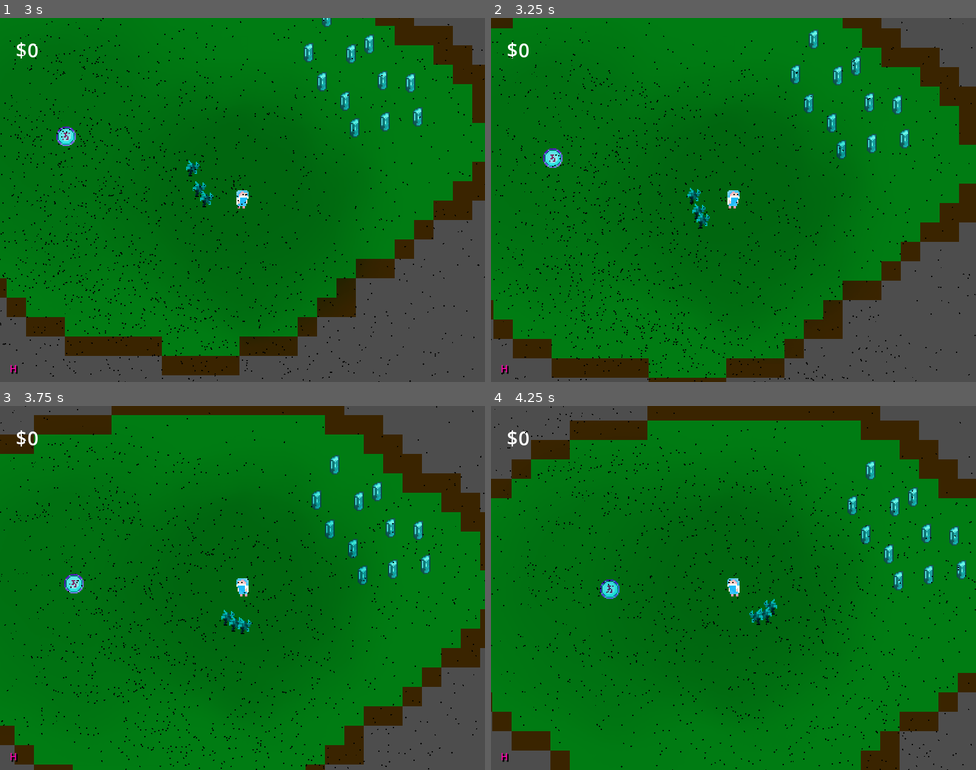
Above: before the commit, frames 1-4 (two rows, left to right).
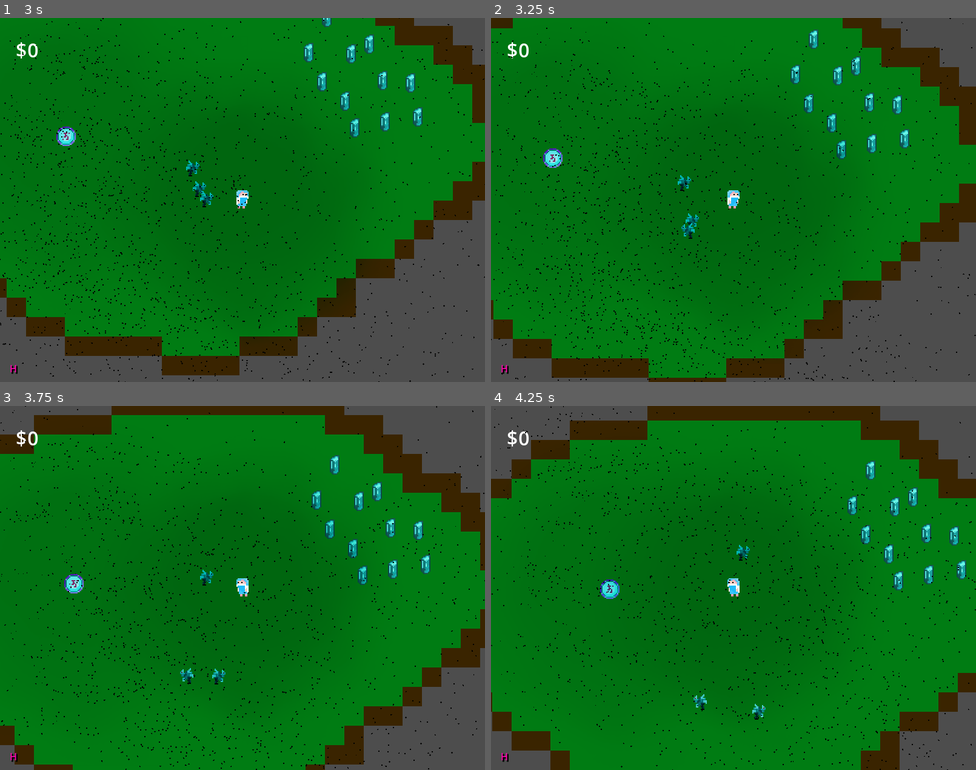
Above: after the commit, the same moments.

Repository: ConnorChow/LudumDare2024
Game: Godot game, scene res://AI/AntSim/test_ants.tscn
Same seed, same stepped clock (60 frames per second), same inputs: the game is played once before the commit and once after it. This scene is started directly instead of the project's main scene.
Inputs (mouse positions are in pixels of both pictures, inside the frame that each line leads up to):
- Up to frame 1 (3 s): move the mouse to (349, 181) at 0.52 s; hold Right (right) 0.53-1.28 s; tap 1 (1) at 0.6, 2.3, 2.85 s; tap 2 (2) at 0.8, 1.35 s; move the mouse to (145, 218) at 1.27 s; hold Down (down) 1.28-2.03 s; tap 5 (5) at 1.55, 2.1 s; move the mouse to (291, 119) at 2.02 s; hold Right (right) 2.03-2.78 s; move the mouse to (218, 272) at 2.77 s; hold Up (up) from 2.78 s (still down)
- Up to frame 2 (3.25 s): keep holding Up (up); tap 2 (2) at 3.05 s
- Up to frame 3 (3.75 s): move the mouse to (388, 642) at 3.52 s; release Up (up) at 3.53 s; hold Left (left) from 3.53 s (still down); tap 2 (2) at 3.6 s
- Up to frame 4 (4.25 s): keep holding Left (left); tap 5 (5) at 3.8 s

Frame 1 is identical in both runs. In frame 2, 0.4% of the frame differs, in the area x 38-46%, y 43-61%; in frame 3, 0.4%, in the area x 37-52%, y 45-77%; in frame 4, 0.4%.

Commit message:
Big Push

Diff:
--- a/AI/AntSim/Ant.gd
+++ b/AI/AntSim/Ant.gd
@@ -48,8 +48,8 @@
 @onready var visibility_scanner : Area2D = $VisibilityScanner
 @onready var grabbing_scanner : Area2D = $GrabbingScanner
 
-@export var max_health : float
-var health : float
+@export var max_health : float = 100
+var health : float = 100
 
 @export var patrol_radius : float = 25
 @export var movement_speed : float = 10
@@ -65,6 +65,8 @@
 var currency_value : int
 # Called when the node enters the scene tree for the first time.
 func _ready():
+	health = max_health
+
 	navigation_agent_2d.path_desired_distance = 10.0
 	navigation_agent_2d.target_desired_distance = 10.0
 	call_deferred("_ready_navmesh")
@@ -169,22 +171,42 @@
 		target_currency = null
 		forage_state = ForageState.APPROACH
 
-var target_enemy : int
+var target_enemy : Area2D
 @onready var brain_slayer_goop
 func _fight_behaviour(delta : float):
 	match fight_state:
 		FightState.SEEK:
 			if visible_enemies.size() > 0:
-				target_enemy = visible_enemies[0] as int
-				navigation_agent_2d.target_position = target_currency.global_position
+				target_enemy = visible_enemies[0]
+				navigation_agent_2d.target_position = target_enemy.global_position
 				fight_state = FightState.HIT
 			else:
 				_idle_behaviour(delta)
 		FightState.HIT:
-			pass
-		FightState.FLEE:
-			pass
-
+			if target_enemy == null or !visible_enemies.has(target_enemy):
+				fight_state = FightState.SEEK
+				return
+			else:
+				if reachable_enemies.size() > 0:
+					_attack_goop(reachable_enemies, fighting_strength)
+				else:
+					navigation_agent_2d.target_position = target_enemy.global_position
+
+var attack_buffer : bool = false
+func _attack_goop(target_enemy, fighting_strength):
+	if attack_buffer : return
+
+	brain_slayer_goop._damage_goop(target_enemy, fighting_strength)
+	_take_returning_damage()
+
+	attack_buffer = true
+	await get_tree().create_timer(1).timeout
+	attack_buffer = false
+
+func _take_returning_damage():
+	health -= brain_slayer_goop.tile_damage
+	if health <= 0:
+		queue_free()
 
 # set this up via group call with a signal from the player
 func _receive_command_follow():
@@ -197,24 +219,41 @@
 	forage_state = ForageState.APPROACH
 	flag = player.global_position
 
+func _receive_command_fight():
+	behaviour_state = BehaviourState.FIGHT
+	fight_state = FightState.SEEK
+	flag = player.global_position
+	idle_state = IdleState.PAUSE
+	idle_marker = flag
+
 var visible_currencies : Array[Node2D]
+var visible_enemies : Array[Area2D]
 func _entity_seen(area):
 	if area.is_in_group("Grab") and !area.get_parent().is_in_group("player"):
 		visible_currencies.append(area)
+	if (area as Area2D).is_in_group("goop_body"):
+		reachable_enemies.append(area)
 
 func entity_lost_sight(area):
 	if area.is_in_group("Grab"):
 		visible_currencies.erase(area)
+	if (area as Area2D).is_in_group("goop_body"):
+		reachable_enemies.erase(area)
 
 
 var reachable_currencies : Array[Node2D]
+var reachable_enemies : Array[Area2D]
 func entity_entered_range(area):
 	if area.is_in_group("Grab") and !area.get_parent().is_in_group("player"):
 		reachable_currencies.append(area)
+	if (area as Area2D).is_in_group("goop_body"):
+		reachable_enemies.append(area)
 
 func entity_exited_range(area):
 	if area.is_in_group("Grab"):
 		reachable_currencies.erase(area)
+	if (area as Area2D).is_in_group("goop_body"):
+		reachable_enemies.erase(area)
 
 var movement_delta : float
 var before_velocity : Vector2
@@ -255,20 +294,3 @@
 	velocity = before_velocity + (avoidance_velocity * movement_delta * 2)
 
 	global_position += velocity
-
-
-var visible_enemies : Array[int]
-func potential_enemy_seen(area_rid, area, area_shape_index, local_shape_index):
-	if (area as Area2D).is_in_group("goop_body"):
-		reachable_enemies.append(area_shape_index as int)
-func potential_enemy_lost_sight(area_rid, area, area_shape_index, local_shape_index):
-	if (area as Area2D).is_in_group("goop_body"):
-		reachable_enemies.erase(area_shape_index as int)
-
-var reachable_enemies : Array[int]
-func potential_enemy_reached(area_rid, area, area_shape_index, local_shape_index):
-	if (area as Area2D).is_in_group("goop_body"):
-		reachable_enemies.append(area_shape_index as int)
-func potential_enemy_escaped_reach(area_rid, area, area_shape_index, local_shape_index):
-	if (area as Area2D).is_in_group("goop_body"):
-		reachable_enemies.erase(area_shape_index as int)
--- a/AI/AntSim/Ant.tscn
+++ b/AI/AntSim/Ant.tscn
@@ -48,9 +48,5 @@
 [connection signal="velocity_computed" from="NavigationAgent2D" to="." method="_compute_pathfinding"]
 [connection signal="area_entered" from="VisibilityScanner" to="." method="_entity_seen"]
 [connection signal="area_exited" from="VisibilityScanner" to="." method="entity_lost_sight"]
-[connection signal="area_shape_entered" from="VisibilityScanner" to="." method="potential_enemy_reached"]
-[connection signal="area_shape_exited" from="VisibilityScanner" to="." method="potential_enemy_escaped_reach"]
 [connection signal="area_entered" from="GrabbingScanner" to="." method="entity_entered_range"]
 [connection signal="area_exited" from="GrabbingScanner" to="." method="entity_exited_range"]
-[connection signal="area_shape_entered" from="GrabbingScanner" to="." method="potential_enemy_seen"]
-[connection signal="area_shape_exited" from="GrabbingScanner" to="." method="potential_enemy_lost_sight"]
--- a/AI/AntSim/test_ants.tscn
+++ b/AI/AntSim/test_ants.tscn
@@ -49,7 +49,7 @@
 mine_state = 0
 forage_state = 0
 fight_state = 0
-max_health = 0.0
+max_health = 100.0
 fighting_strength = 20.0
 flag = Vector2(0, 0)
 
@@ -61,7 +61,7 @@
 mine_state = 0
 forage_state = 0
 fight_state = 0
-max_health = 0.0
+max_health = 100.0
 fighting_strength = 20.0
 flag = Vector2(0, 0)
 
@@ -73,7 +73,7 @@
 mine_state = 0
 forage_state = 0
 fight_state = 0
-max_health = 0.0
+max_health = 100.0
 fighting_strength = 20.0
 flag = Vector2(0, 0)
 
--- a/AI/BrainSlayer/BrainSlayerGoop.tscn
+++ b/AI/BrainSlayer/BrainSlayerGoop.tscn
@@ -15,7 +15,3 @@
 brain = ExtResource("3_djk6l")
 goop_tileset = ExtResource("1_4wm33")
 collision_square = SubResource("RectangleShape2D_pjv1x")
-
-[node name="Area2D" type="Area2D" parent="." groups=["goop_body"]]
-collision_layer = 16
-collision_mask = 0
--- a/BrainGoop.gd
+++ b/BrainGoop.gd
@@ -1,6 +1,4 @@
 extends TileMap
-
-@onready var area_2d : Area2D = $Area2D
 
 @export var world_tilemap : TileMap
 @export var tile_damage : float = 20 # dps applied to ants
@@ -81,19 +79,24 @@
 	tile_healths[tile] = tile_max_health
 	var tile_position : Vector2 = world_tilemap.to_global(world_tilemap.map_to_local(tile))
 
+	var new_area = Area2D.new()
 	tile_colliders[tile] = CollisionShape2D.new() as CollisionShape2D
 	var new_collider = tile_colliders[tile] as CollisionShape2D
 
+	new_area.global_position = tile_position
+	new_area.add_to_group("goop_body")
 	new_collider.global_position = tile_position
-	new_collider.owner = get_tree().root
 	new_collider.shape = collision_square
 
-	area_2d.add_child(new_collider)
-	#collider_tiles[new_collider] = tile
+	add_child(new_area)
+	new_area.owner = get_tree().root
+	new_area.add_child(new_collider)
+	new_collider.owner = get_tree().root
+	new_area.collision_layer = 16
+	new_area.collision_mask = 16
 
-func _damage_goop(shape_index : int, damage : float):
-	var shape = area_2d.shape_find_owner(shape_index)
-	var tile : Vector2i = world_tilemap.local_to_map((area_2d.shape_owner_get_owner(shape) as Node2D).global_position)
+func _damage_goop(area : Area2D, damage : float):
+	var tile : Vector2i = world_tilemap.local_to_map(world_tilemap.to_local(area.global_position))
 	if tile_healths.has(tile):
 		tile_healths[tile] -= damage
 	else:
--- a/Player/Player.gd
+++ b/Player/Player.gd
@@ -394,7 +394,9 @@
 
 
 func antFight():
-
+	for ant in following_ants:
+		ant.call_deferred("_receive_command_fight")
+	following_ants.clear()
 	pass
 func antMine():
 
--- a/project.godot
+++ b/project.godot
@@ -149,6 +149,7 @@
 2d_physics/layer_2="player stations"
 2d_physics/layer_3="player detector"
 2d_physics/layer_4="currency detector"
+2d_physics/layer_5="Enemies"
 
 [rendering]
 
Not shown: 1 places in Player/Player.tscn that only renumber resources
